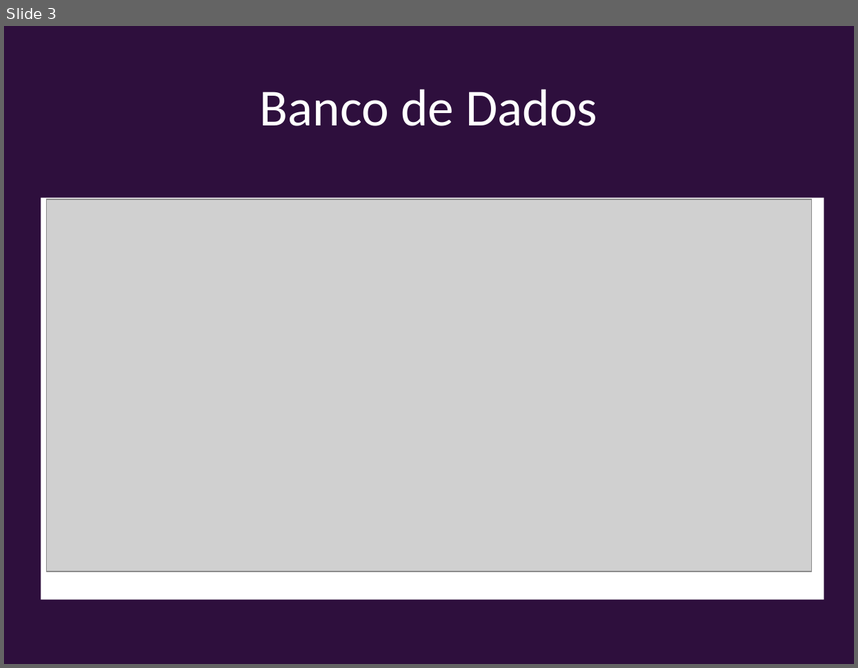
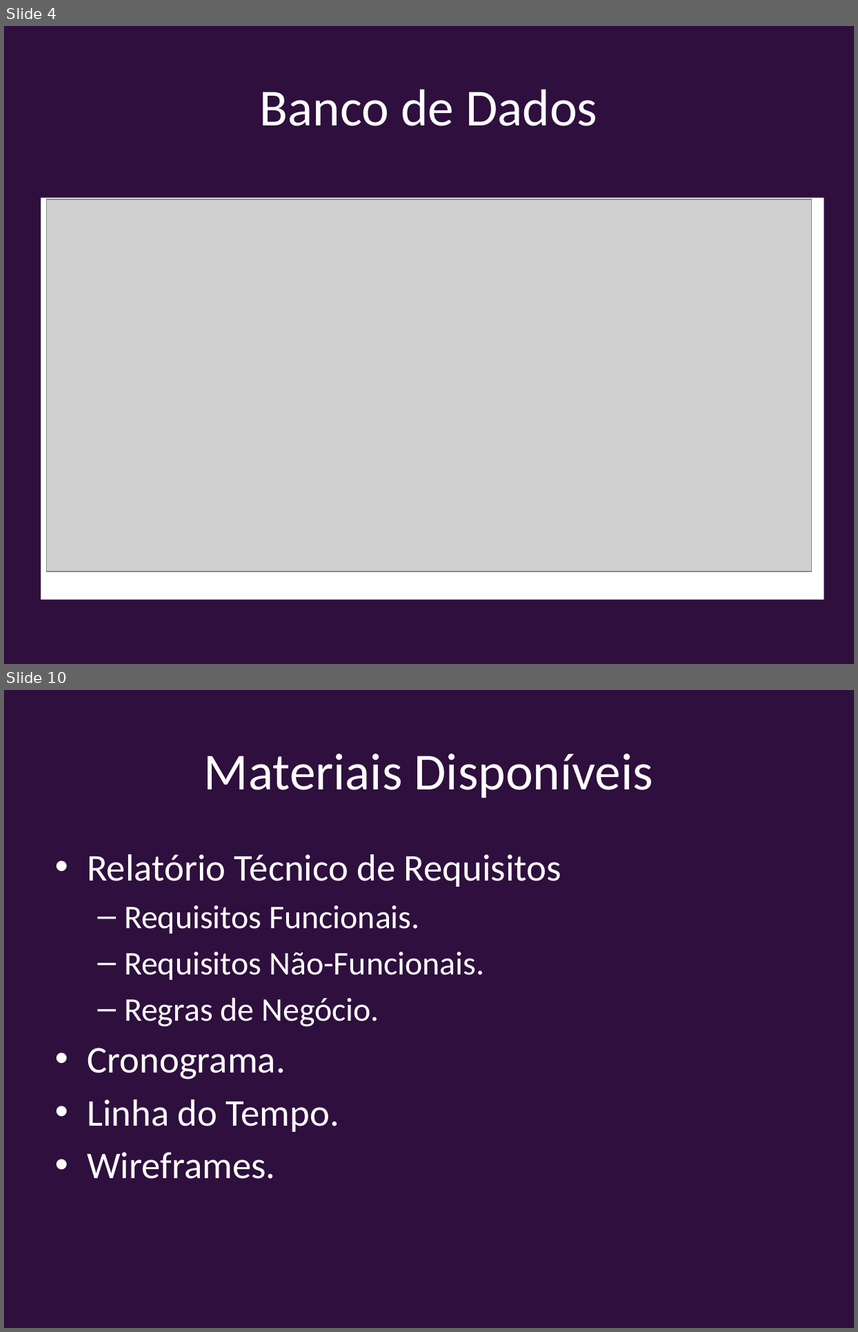
Before and after one commit to MarcDevGuy127/cinema, a slide deck: Slides.pptx. Shown one above the other, each under a label of ours: slide 3 before the commit, slides 4 and 10 after it; the slides between them are not shown. The pictures are 858x668 and 858x1332 pixels, drawn with LibreOffice and Linux fonts; fonts in the diff are those of the drawing; grey boxes stand for pictures. Boxes give left, top, right and bottom in pixels: in the first picture for what was removed or moved away, otherwise in the second. Text is boxed around its words. In the diff, an @@ line names an element or a change of style, - is before the commit and + after.

```diff
--- a/Slides.pptx
+++ b/Slides.pptx
@@ slide 10 added at [4, 690, 854, 1328], background #2E0F3D @@
@@ title added at [204, 753, 653, 798], 44 pt, text #FFFFFF @@
+Materiais Disponíveis
@@ text added at [87, 854, 562, 1179], 32 pt, text #FFFFFF @@
+• Relatório Técnico de Requisitos
+  – Requisitos Funcionais.
+  – Requisitos Não-Funcionais.
+  – Regras de Negócio.
+• Cronograma.
+• Linha do Tempo.
+• Wireframes.
@@ what was slide 3 is now slide 4 @@
```
Also in this commit, not shown: 2 slides changed, 6 other slides added, 1 slide removed.
